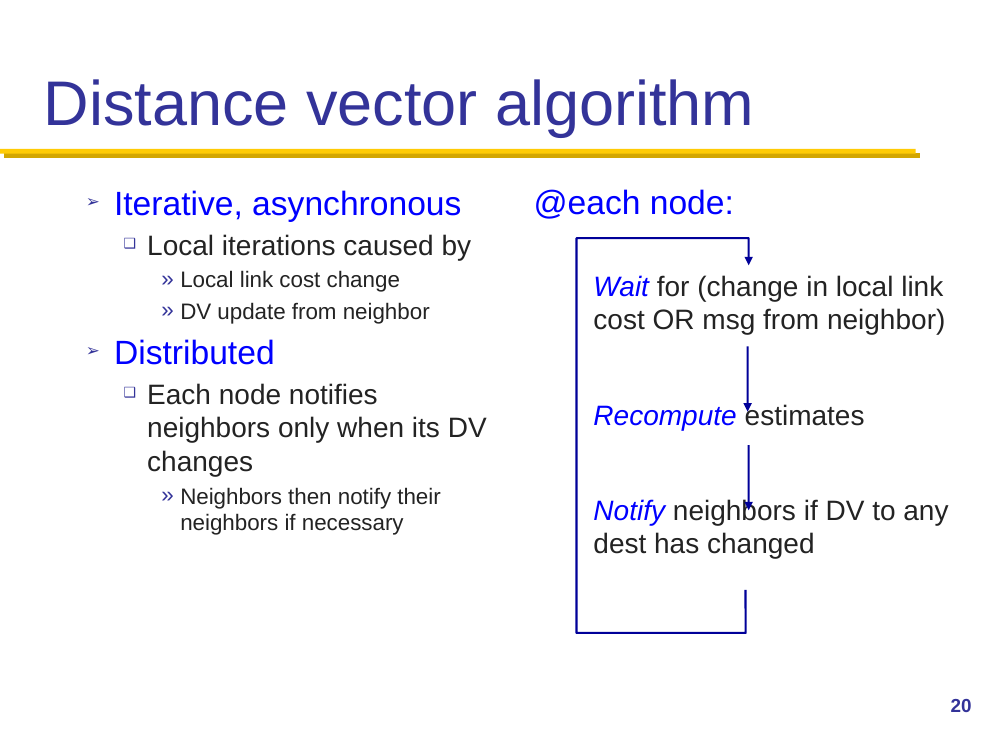
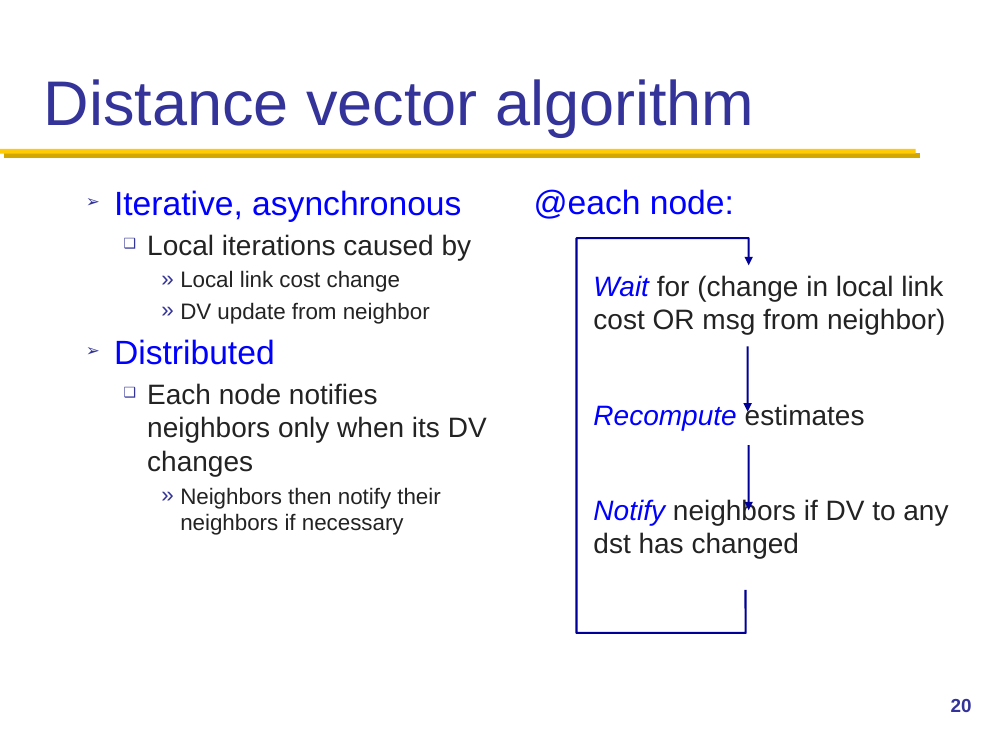
Before and after one commit to henryhxu/CSCI4430-ESTR4120, a slide deck: slide 20 of lectures/lec12.pptx. Drawn at 1008x756 pixels with LibreOffice and Linux fonts; fonts in the diff are those of the drawing; background and template pictures are left out. Boxes give left, top, right and bottom in pixels: in the first picture for what was removed or moved away, otherwise in the second. Text is boxed around its words. In the diff, an @@ line names an element or a change of style, - is before the commit and + after.

Commit message:
lec12 revised

```diff
--- a/lectures/lec12.pptx
+++ b/lectures/lec12.pptx
@@ text at box(593, 498, 948, 559): text changed @@
-Notify neighbors if DV to any dest has changed
+Notify neighbors if DV to any dst has changed
```
Also in this commit, not shown: 1 other slide changed.
